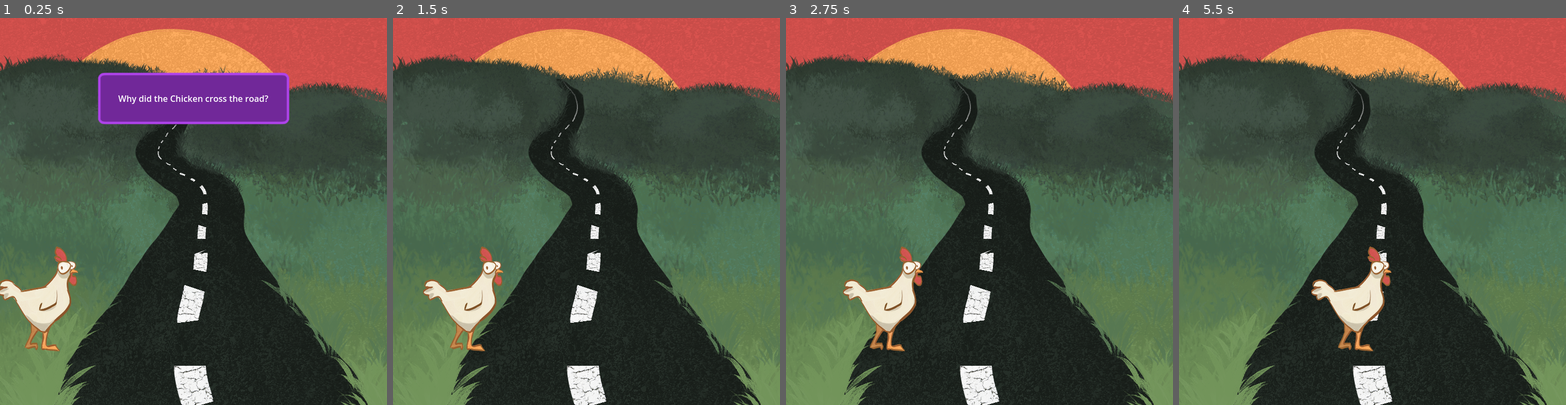
Above: before the commit, frames 1-4 (left to right).
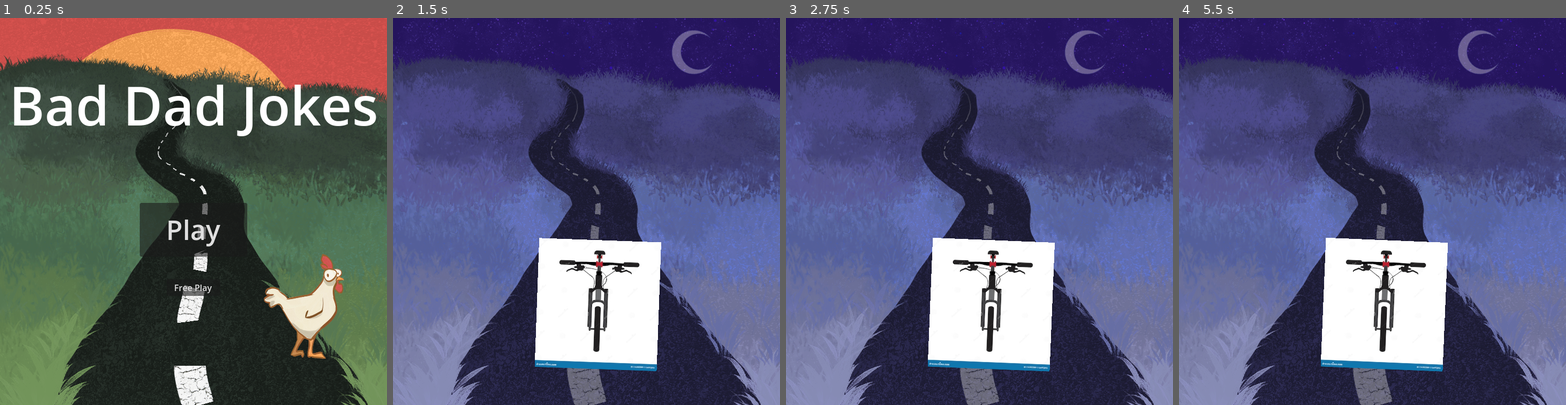
Above: after the commit, the same moments.

Repository: aceysmith/dad-jokes-irl
Game: Godot game, scene res://MainMenu/joke_picker.tscn
Same seed, same stepped clock (60 frames per second), same inputs: the game is played once before the commit and once after it. Sound files missing from this copy of the repository are replaced by a short silence.
Inputs (mouse positions are in pixels of both pictures, inside the frame that each line leads up to):
- Up to frame 1 (0.25 s): no input
- Up to frame 2 (1.5 s): click (586, 230) at 0.5 s, where only the run after the commit has a clickable "Play"; tap Enter (ui_accept) at 1.25 s; move the mouse to (671, 192) at 1.27 s; hold Right (ui_right) from 1.28 s (still down); click (671, 192) at 1.42 s
- Up to frame 3 (2.75 s): keep holding Right (ui_right); tap Enter (ui_accept) at 1.52, 2.27 s; move the mouse to (902, 230) at 2.02 s
- Up to frame 4 (5.5 s): move the mouse to (1411, 126) at 2.77 s; release Right (ui_right) at 2.78 s; hold Left (ui_left) 2.78-3.53 s; move the mouse to (1353, 288) at 3.52 s; hold Right (ui_right) 3.53-5.03 s; click (1353, 288) at 3.67 s; tap Enter (ui_accept) at 3.77, 4.52, 5.27 s; move the mouse to (1488, 269) at 4.27 s; move the mouse to (1256, 153) at 5.02 s; hold Left (ui_left) from 5.03 s (still down)

The runs differ from the first frame. In frame 1, 14% of the frame differs, in the area x 0-98%, y 14-89%; in frame 2, 97%; in frame 3, 97%; in frame 4, 97%, in the area x 0-100%, y 0-100%.

Commit message:
Added and cleaned up main screen

Diff:
--- a/MainMenu/joke_picker.gd
+++ b/MainMenu/joke_picker.gd
@@ -1,11 +1,14 @@
 extends Node2D
 
 @onready var jokes_box = %JokesBox
-@export var auto_play = false
-@onready var you_win_screen = %YouWinScreen
+var auto_play = false
+
+@onready var main_screen = %MainScreen
+@onready var free_play_button = %FreePlayButton
+
 @onready var background_music = %BackgroundMusic
 
-
+var all_jokes: Array[PackedScene] = []
 var remaining_jokes: Array[PackedScene] = []
 
 # Called when the node enters the scene tree for the first time.
@@ -18,37 +21,44 @@
 			push_error("Scene not fully configured, removing from list")
 			joke_button.queue_free()
 		else:
-			remaining_jokes.append(joke_button.joke_packed_scene)
+			all_jokes.append(joke_button.joke_packed_scene)
 			joke_button.joke_selected.connect(show_joke)
 
-	if auto_play:
-		background_music.play()
-		remaining_jokes.shuffle()
-		show_next_joke()
+	background_music.play()
+
+func _on_play_button_pressed():
+	remaining_jokes = all_jokes.duplicate()
+	remaining_jokes.shuffle()
+
+	auto_play = true
+	show_next_joke()
+	main_screen.hide()
+
+func _on_free_play_button_pressed():
+	auto_play = false
+	jokes_box.show()
+	main_screen.hide()
 
 func show_next_joke():
 	if len(remaining_jokes) > 0:
 		show_joke(remaining_jokes.pop_front())
 	else:
-		you_win_screen.visible = true
+		free_play_button.show()
+		main_screen.show()
 
 # Called every frame. 'delta' is the elapsed time since the previous frame.
 func show_joke(joke_scene: PackedScene):
 	var joke = joke_scene.instantiate() as BaseJoke
 	joke.joke_ended.connect(dismiss_joke)
 	add_child(joke)
-	jokes_box.visible = false
+	jokes_box.hide()
 
 func dismiss_joke(node: Node):
-	jokes_box.visible = true
 	node.queue_free()
 	if auto_play:
 		show_next_joke()
-
-func enable_free_play():
-	auto_play = false
-	jokes_box.visible = true
-	you_win_screen.visible = false
+	else:
+		main_screen.show()
 
 func replay_music():
 	background_music.play()
--- a/MainMenu/joke_picker.tscn
+++ b/MainMenu/joke_picker.tscn
@@ -17,13 +17,14 @@
 [ext_resource type="PackedScene" uid="uid://v0hubiwcfpbc" path="res://Wine/wine.tscn" id="12_p1phu"]
 [ext_resource type="Texture2D" uid="uid://s3xu7etmwwbt" path="res://Bike/bike.png" id="15_7uew0"]
 [ext_resource type="PackedScene" uid="uid://byqd0b72f64g5" path="res://Bike/bike.tscn" id="16_5hxdj"]
+[ext_resource type="Texture2D" uid="uid://dywk53p8t2p1u" path="res://ChickenCrosser/chicken_background.png" id="17_sk0vt"]
 
 [node name="JokePicker" type="Node2D"]
 script = ExtResource("1_l3ia7")
-auto_play = true
 
 [node name="JokesBox" type="HFlowContainer" parent="."]
 unique_name_in_owner = true
+visible = false
 offset_right = 720.0
 offset_bottom = 720.0
 theme_override_constants/h_separation = 0
@@ -120,34 +121,43 @@
 texture_normal = ExtResource("15_7uew0")
 joke_packed_scene = ExtResource("16_5hxdj")
 
-[node name="YouWinScreen" type="ColorRect" parent="."]
+[node name="MainScreen" type="Sprite2D" parent="."]
 unique_name_in_owner = true
-visible = false
+texture = ExtResource("17_sk0vt")
+centered = false
+
+[node name="PlayButton" type="Button" parent="MainScreen"]
+offset_left = 260.0
+offset_top = 344.0
+offset_right = 460.0
+offset_bottom = 444.0
+theme_override_font_sizes/font_size = 50
+text = "Play"
+
+[node name="FreePlayButton" type="Button" parent="MainScreen"]
+unique_name_in_owner = true
+offset_left = 310.0
+offset_top = 486.0
+offset_right = 410.0
+offset_bottom = 517.0
+text = "Free Play"
+
+[node name="TitleLabel" type="Label" parent="MainScreen"]
+offset_top = 93.0
 offset_right = 720.0
-offset_bottom = 720.0
+offset_bottom = 230.0
+theme_override_font_sizes/font_size = 100
+text = "Bad Dad Jokes"
+horizontal_alignment = 1
 
-[node name="YouWinLabel" type="Label" parent="YouWinScreen"]
-layout_mode = 0
-offset_top = 306.0
-offset_right = 720.0
-offset_bottom = 360.0
-theme_override_colors/font_color = Color(0, 0, 0, 1)
-theme_override_font_sizes/font_size = 40
-text = "YOU WIN!"
-horizontal_alignment = 1
-vertical_alignment = 1
-
-[node name="Button" type="Button" parent="YouWinScreen"]
-layout_mode = 0
-offset_left = 328.0
-offset_top = 448.0
-offset_right = 407.0
-offset_bottom = 479.0
-text = "Free Play"
+[node name="Chicken" type="Sprite2D" parent="MainScreen"]
+position = Vector2(573, 536)
+texture = ExtResource("3_v45wh")
 
 [node name="BackgroundMusic" type="AudioStreamPlayer" parent="."]
 unique_name_in_owner = true
 stream = ExtResource("11_lylin")
 
-[connection signal="pressed" from="YouWinScreen/Button" to="." method="enable_free_play"]
+[connection signal="pressed" from="MainScreen/PlayButton" to="." method="_on_play_button_pressed"]
+[connection signal="pressed" from="MainScreen/FreePlayButton" to="." method="_on_free_play_button_pressed"]
 [connection signal="finished" from="BackgroundMusic" to="." method="replay_music"]
Not shown: 1 places in MainMenu/joke_picker.tscn that only renumber resources
